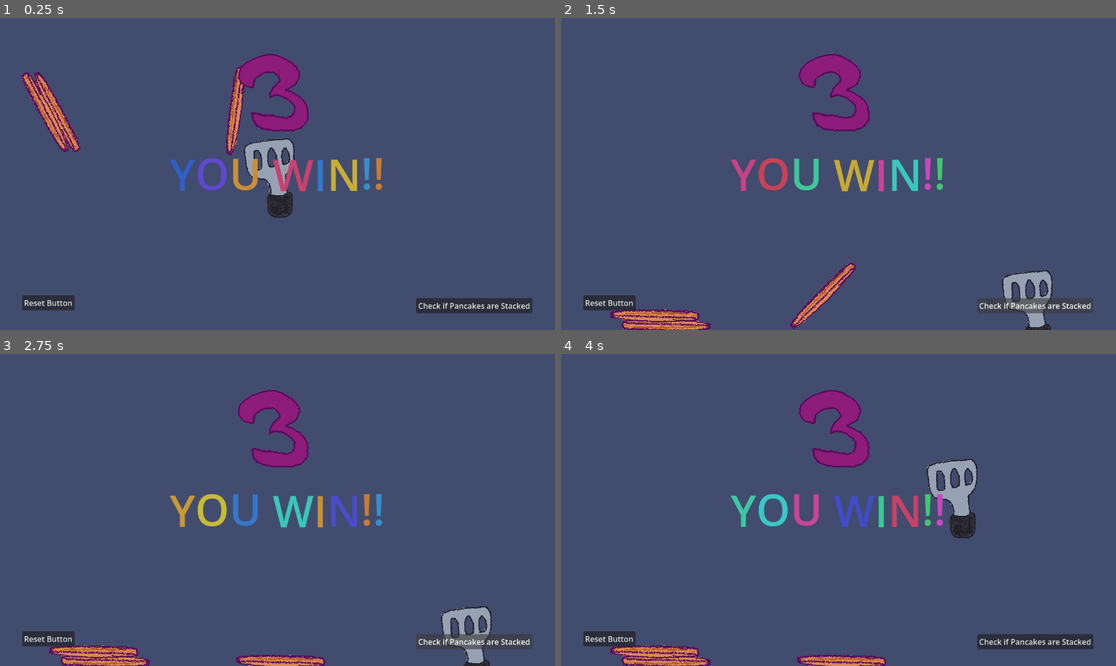
Above: before the commit, frames 1-4 (two rows, left to right).
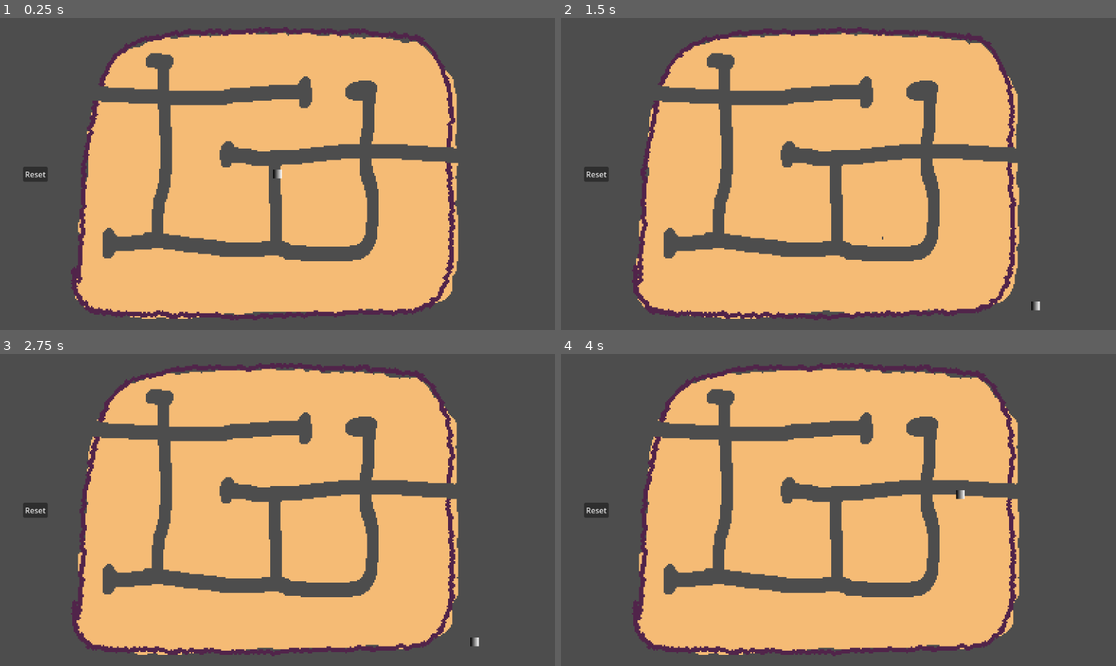
Above: after the commit, the same moments.

Repository: AudaciousGabe/twenty-four-games-twenty-four-hours
Game: Godot game, scene res://games/4_maze/four_mazes.tscn
Same seed, same stepped clock (60 frames per second), same inputs: the game is played once before the commit and once after it. Before the commit the project starts from res://games/3_pancakes/three_pancakes.tscn.
Inputs (mouse positions are in pixels of both pictures, inside the frame that each line leads up to):
- Up to frame 1 (0.25 s): no input
- Up to frame 2 (1.5 s): click (594, 174) at 0.5 s, where only the run after the commit has a clickable "Reset"; click (1032, 305) at 1.25 s, where only the run before the commit has a clickable "Check if Pancakes are Stacked"
- Up to frame 3 (2.75 s): click (471, 641) at 2 s, where only the run before the commit has a clickable "Check if Pancakes are Stacked"
- Up to frame 4 (4 s): click (1032, 641) at 2.75 s, where only the run before the commit has a clickable "Check if Pancakes are Stacked"; move the mouse to (960, 494) at 3.52 s; click (960, 494) at 3.67 s

The runs differ from the first frame. In frame 1, 100% of the frame differs, in the area x 0-100%, y 0-100%; in frame 2, 99%; in frame 3, 99%; in frame 4, 100%.

Commit message:
Working!

Diff:
--- a/games/3_pancakes/three_pancakes.tscn
+++ b/games/3_pancakes/three_pancakes.tscn
@@ -54,7 +54,7 @@
 frame_2/texture = ExtResource("8_40crv")
 frame_2/duration = 1.0
 
-[node name="3_pancakes" type="Node" unique_id=486549961 node_paths=PackedStringArray("cursor_collision_animatable_body_2d", "pancakes_container_node_2d", "spawn_path_2d", "spawn_path_follow_2d")]
+[node name="3_pancakes" type="Node" unique_id=486549961 node_paths=PackedStringArray("cursor_collision_animatable_body_2d", "pancakes_container_node_2d", "spawn_path_2d", "spawn_path_follow_2d", "you_win_rich_text_label")]
 script = ExtResource("1_nrmqq")
 cursor_collision_animatable_body_2d = NodePath("CanvasLayer/Node2D/CursorCollisionAnimatableBody2D")
 pancake_rigid_body_2d = ExtResource("2_h28ff")
@@ -62,6 +62,7 @@
 spawn_path_2d = NodePath("CanvasLayer/Node2D/SpawnPath2D")
 spawn_path_follow_2d = NodePath("CanvasLayer/Node2D/SpawnPath2D/SpawnPathFollow2D")
 pancake_rigid_body_2d_scene = ExtResource("2_h28ff")
+you_win_rich_text_label = NodePath("CanvasLayer2/Control/YouWinRichTextLabel")
 
 [node name="ColorRect" type="ColorRect" parent="." unique_id=1391163150]
 anchors_preset = 15
@@ -69,7 +70,7 @@
 anchor_bottom = 1.0
 grow_horizontal = 2
 grow_vertical = 2
-color = Color(0.25882354, 0.29803923, 0.43137255, 1)
+color = Color(0.16470589, 0.18431373, 0.30588236, 1)
 
 [node name="CanvasLayer" type="CanvasLayer" parent="." unique_id=2147046496]
 
@@ -167,6 +168,7 @@
 texture = SubResource("AnimatedTexture_4aa8n")
 
 [node name="YouWinRichTextLabel" type="RichTextLabel" parent="CanvasLayer2/Control" unique_id=1579858966]
+visible = false
 custom_minimum_size = Vector2(595.23, 169.61)
 layout_mode = 1
 anchors_preset = 8
@@ -186,6 +188,26 @@
 horizontal_alignment = 1
 vertical_alignment = 1
 
+[node name="CuddleRichTextLabel" type="RichTextLabel" parent="CanvasLayer2/Control" unique_id=251645915]
+custom_minimum_size = Vector2(595.23, 169.61)
+layout_mode = 1
+anchors_preset = 8
+anchor_left = 0.5
+anchor_top = 0.5
+anchor_right = 0.5
+anchor_bottom = 0.5
+offset_left = -302.0
+offset_top = -363.0
+offset_right = 293.22998
+offset_bottom = -193.39
+grow_horizontal = 2
+grow_vertical = 2
+theme_override_font_sizes/normal_font_size = 31
+bbcode_enabled = true
+text = "[wave]Stack the Pancakes!!"
+horizontal_alignment = 1
+vertical_alignment = 1
+
 [node name="PaletteSprite2D" parent="." unique_id=556498429 instance=ExtResource("9_10rwa")]
 
 [connection signal="pressed" from="CanvasLayer2/Control/StartButton" to="." method="_on_start_button_pressed"]
--- /dev/null
+++ b/games/4_maze/four_mazes.gd
@@ -0,0 +1,48 @@
+extends Control
+
+
+
+@export var first_maze_texture_rect: TextureRect
+@export var cursor_sprite_2d: Sprite2D
+
+
+var current_maze_index: int = 0
+
+var maze_attempt_started: bool = false
+
+@onready var maze_texture_rects: Array[TextureRect] = [
+	first_maze_texture_rect,
+]
+
+
+# Called when the node enters the scene tree for the first time.
+func _ready() -> void:
+	pass # Replace with function body.
+
+
+# Called every frame. 'delta' is the elapsed time since the previous frame.
+func _process(delta: float) -> void:
+	cursor_sprite_2d.position = cursor_sprite_2d.get_global_mouse_position()
+
+
+
+func is_mouse_position_color_transparent(mouse_position: Vector2) -> bool:
+	var current_maze: TextureRect = get_current_maze()
+	var current_maze_texture: AnimatedTexture = current_maze.texture
+	var first_current_maze_texture: Texture2D = current_maze_texture.get_frame_texture(current_maze_texture.current_frame)
+	var current_maze_image: Image = first_current_maze_texture.get_image()
+	var mouse_color: Color = current_maze_image.get_pixelv(mouse_position)
+
+	if mouse_color == Color.TRANSPARENT:
+		return true
+
+	return false
+
+func get_current_maze() -> TextureRect:
+	return maze_texture_rects[current_maze_index]
+
+
+func _on_maze_texture_rect_gui_input(event: InputEvent) -> void:
+	if event is InputEventMouseMotion:
+		print("Position: ", event.position)
+		print(is_mouse_position_color_transparent(event.position))
--- /dev/null
+++ b/games/4_maze/four_mazes.tscn
@@ -0,0 +1,55 @@
+[gd_scene format=3 uid="uid://bvfwabwgeafi7"]
+
+[ext_resource type="Texture2D" uid="uid://cfj7rpj0agiwp" path="res://games/4_maze/assets/ezmaze-export1.png" id="1_cb5eb"]
+[ext_resource type="Script" uid="uid://brn8ql3nh8t60" path="res://games/4_maze/four_mazes.gd" id="1_lutqt"]
+[ext_resource type="Texture2D" uid="uid://b2tkfiu4hfgmu" path="res://games/4_maze/assets/ezmaze-export2.png" id="2_lutqt"]
+[ext_resource type="Texture2D" uid="uid://bbpupo4n1jp6" path="res://games/4_maze/assets/ezmaze-export3.png" id="3_nvxw6"]
+
+[sub_resource type="AnimatedTexture" id="AnimatedTexture_51v2q"]
+frames = 3
+speed_scale = 3.0
+frame_0/texture = ExtResource("1_cb5eb")
+frame_1/texture = ExtResource("2_lutqt")
+frame_1/duration = 1.0
+frame_2/texture = ExtResource("3_nvxw6")
+frame_2/duration = 1.0
+
+[sub_resource type="Gradient" id="Gradient_d2yc6"]
+
+[sub_resource type="GradientTexture2D" id="GradientTexture2D_fgdib"]
+gradient = SubResource("Gradient_d2yc6")
+
+[node name="FourMazes" type="Control" unique_id=951413511 node_paths=PackedStringArray("first_maze_texture_rect", "cursor_sprite_2d")]
+layout_mode = 3
+anchors_preset = 15
+anchor_right = 1.0
+anchor_bottom = 1.0
+grow_horizontal = 2
+grow_vertical = 2
+script = ExtResource("1_lutqt")
+first_maze_texture_rect = NodePath("FirstMazeTextureRect")
+cursor_sprite_2d = NodePath("CursorSprite2D")
+
+[node name="FirstMazeTextureRect" type="TextureRect" parent="." unique_id=2076561883]
+layout_mode = 0
+offset_left = 12.0
+offset_top = -101.0
+offset_right = 367.0
+offset_bottom = 160.0
+scale = Vector2(3, 3)
+texture = SubResource("AnimatedTexture_51v2q")
+
+[node name="CursorSprite2D" type="Sprite2D" parent="." unique_id=1572785817]
+position = Vector2(77, 126)
+scale = Vector2(0.275, 0.275)
+texture = SubResource("GradientTexture2D_fgdib")
+
+[node name="ResetButton" type="Button" parent="." unique_id=376614810]
+layout_mode = 0
+offset_left = 48.0
+offset_top = 309.0
+offset_right = 99.0
+offset_bottom = 340.0
+text = "Reset"
+
+[connection signal="gui_input" from="FirstMazeTextureRect" to="." method="_on_maze_texture_rect_gui_input"]
--- a/project.godot
+++ b/project.godot
@@ -11,7 +11,7 @@
 [application]
 
 config/name="twenty_four_games_twenty_four_hours"
-run/main_scene="uid://b725wc7pym73k"
+run/main_scene="uid://bvfwabwgeafi7"
 config/features=PackedStringArray("4.6", "Mobile")
 
 [debug]
Not shown, added: games/4_maze/assets/HARDmaze-export1.png.import
Not shown, added: games/4_maze/assets/HARDmaze-export2.png.import
Not shown, added: games/4_maze/assets/HARDmaze-export3.png.import
Not shown, added: games/4_maze/assets/ezmaze-export1.png.import
Not shown, added: games/4_maze/assets/ezmaze-export2.png.import
Not shown, added: games/4_maze/assets/ezmaze-export3.png.import
Not shown, added: games/4_maze/assets/medimaze-export1.png.import
Not shown, added: games/4_maze/assets/medimaze-export2.png.import
Not shown, added: games/4_maze/assets/medimaze-export3.png.import
Not shown, added: games/4_maze/four_mazes.gd.uid
